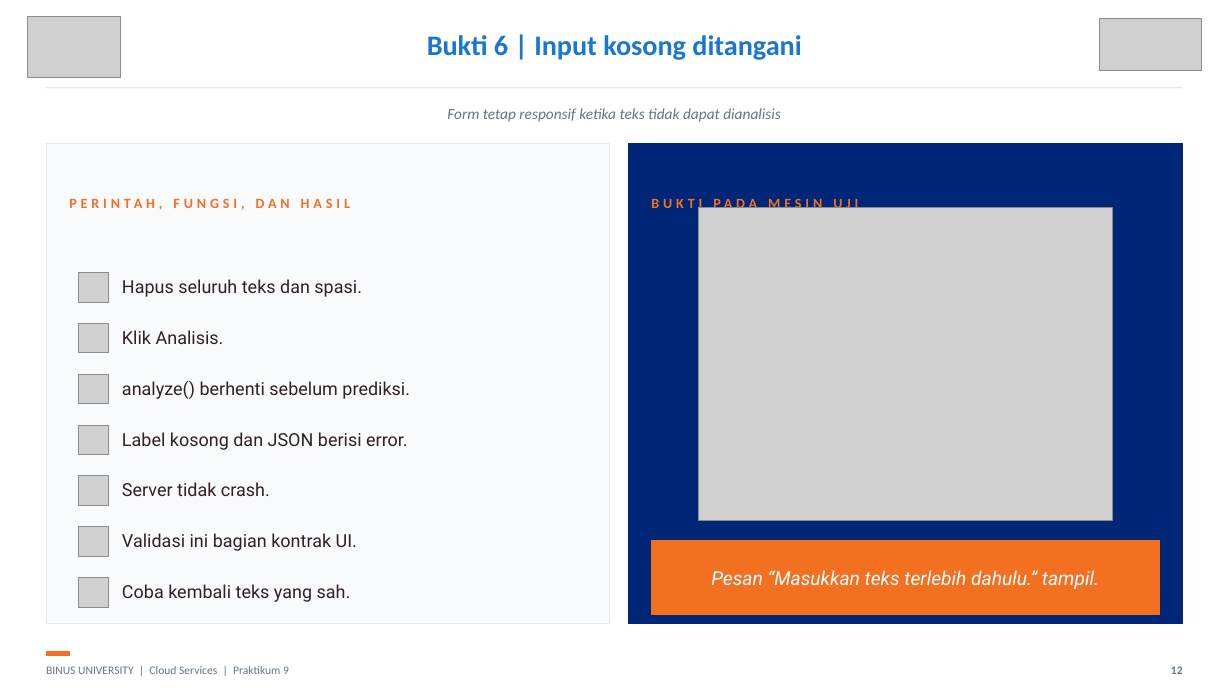
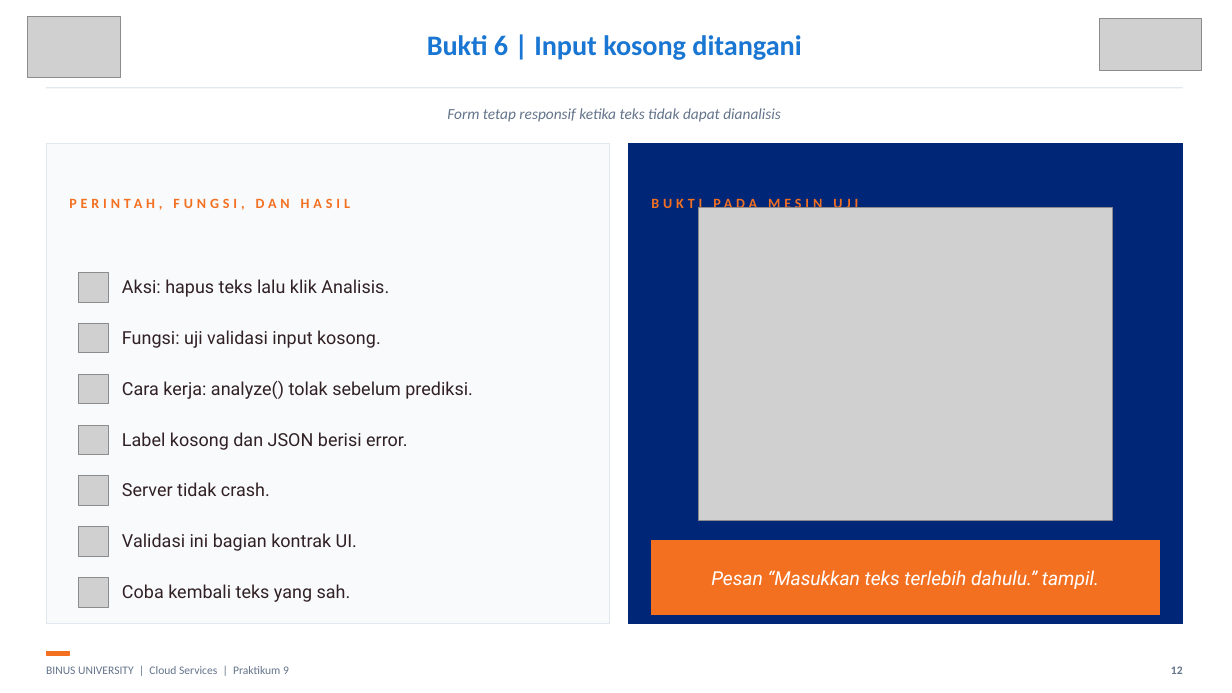
Before and after one commit to SeedFlora/meet9CloudService, a slide deck: slide 12 of slides/LAB09_Gradio_Sentiment_Bukti_Live.pptx. Drawn at 1232x693 pixels with LibreOffice and Linux fonts; fonts in the diff are those of the drawing; grey boxes stand for pictures. Boxes give left, top, right and bottom in pixels: in the first picture for what was removed or moved away, otherwise in the second. Text is boxed around its words. In the diff, an @@ line names an element or a change of style, - is before the commit and + after.

```diff
--- a/slides/LAB09_Gradio_Sentiment_Bukti_Live.pptx
+++ b/slides/LAB09_Gradio_Sentiment_Bukti_Live.pptx
@@ text at [122, 279, 389, 297]: text changed @@
-Klik Analisis.
+Aksi: hapus teks lalu klik Analisis.
@@ text removed at [122, 279, 362, 297] @@
-Hapus seluruh teks dan spasi.
@@ text added at [122, 330, 381, 348], 14 pt, text #312124 @@
+Fungsi: uji validasi input kosong.
@@ text at [122, 381, 473, 399]: text changed @@
-analyze() berhenti sebelum prediksi.
+Cara kerja: analyze() tolak sebelum prediksi.
```
Also in this commit, not shown: 6 other slides changed.
